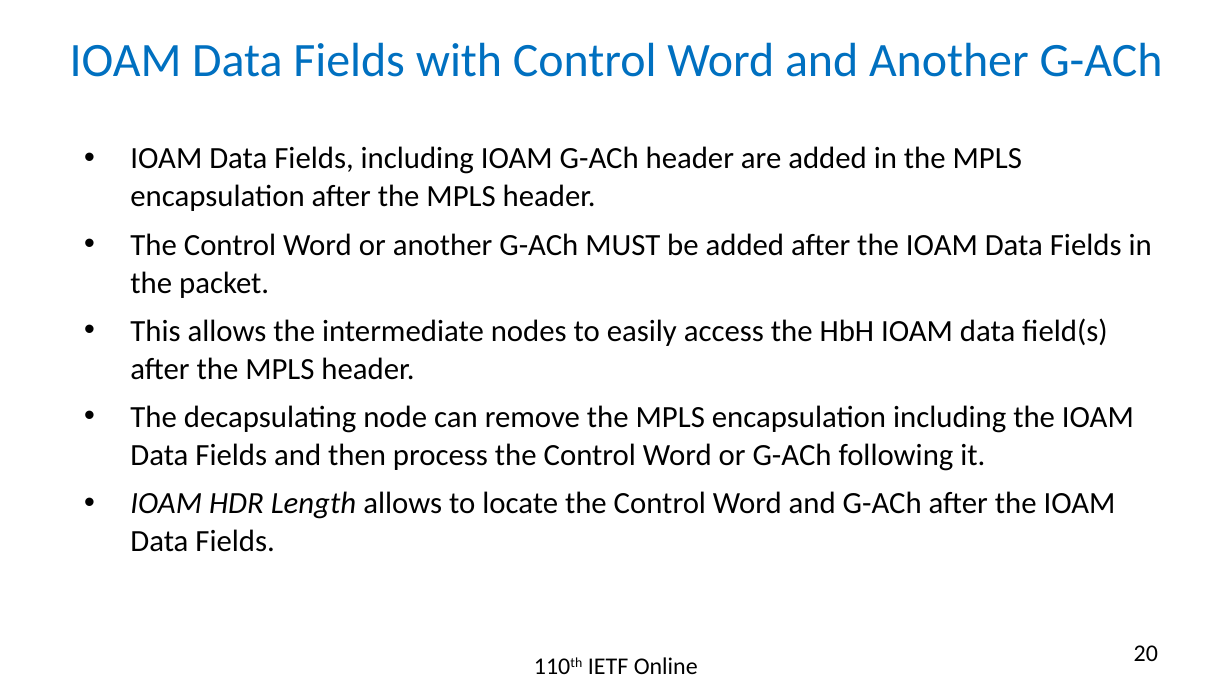
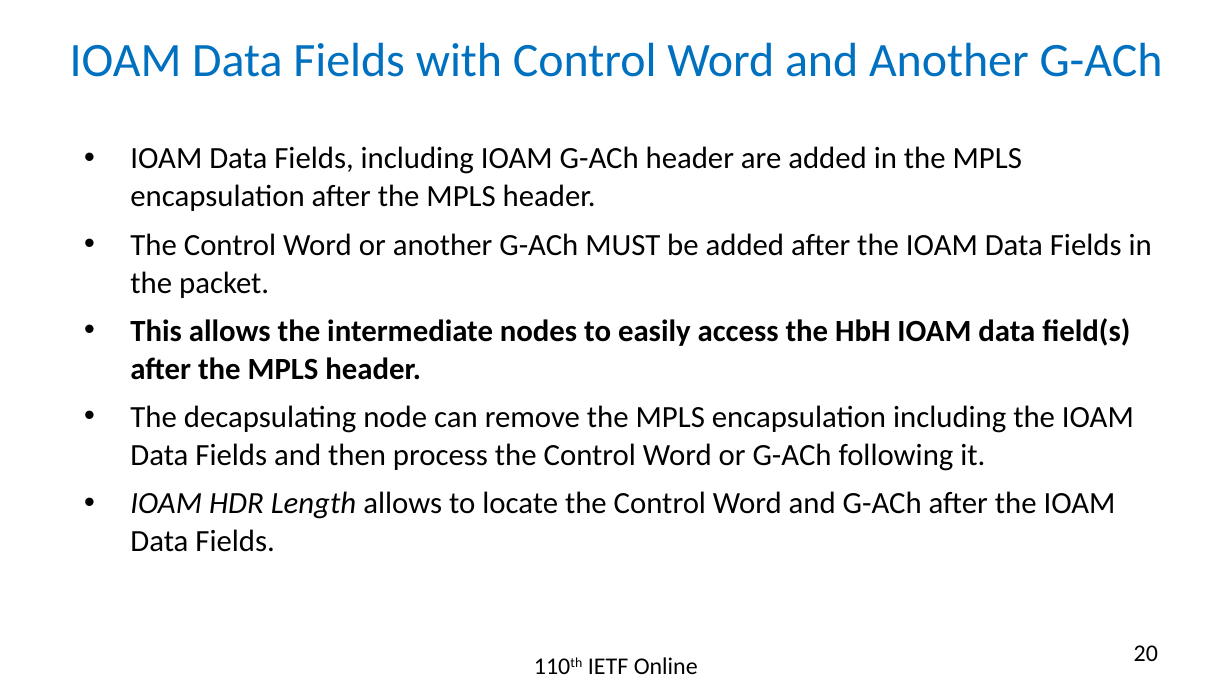
Before and after one commit to rakgandhi/ietf-slides, a slide deck: slide 20 of draft-gandhi-mpls-ioam-sr-06.pptx. Drawn at 1232x693 pixels with LibreOffice and Linux fonts; fonts in the diff are those of the drawing. Boxes give left, top, right and bottom in pixels: in the first picture for what was removed or moved away, otherwise in the second. Text is boxed around its words. In the diff, an @@ line names an element or a change of style, - is before the commit and + after.

```diff
--- a/draft-gandhi-mpls-ioam-sr-06.pptx
+++ b/draft-gandhi-mpls-ioam-sr-06.pptx
@@ text at (130,318,1130,380): bold on in "This allows the intermediate nodes to easily ..." @@
```
Also in this commit, not shown: 4 other slides changed, 1 slide removed, 1 other file.
